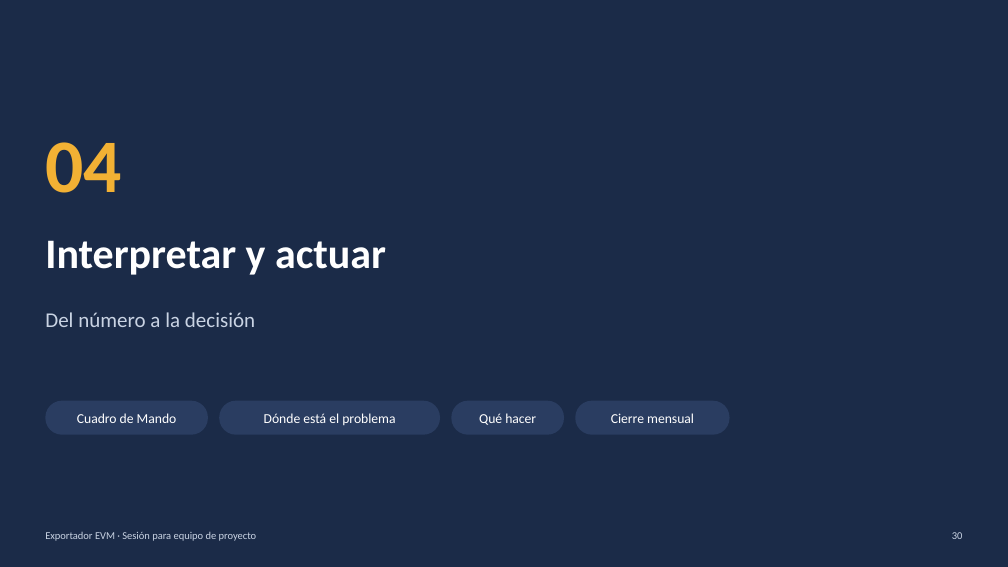
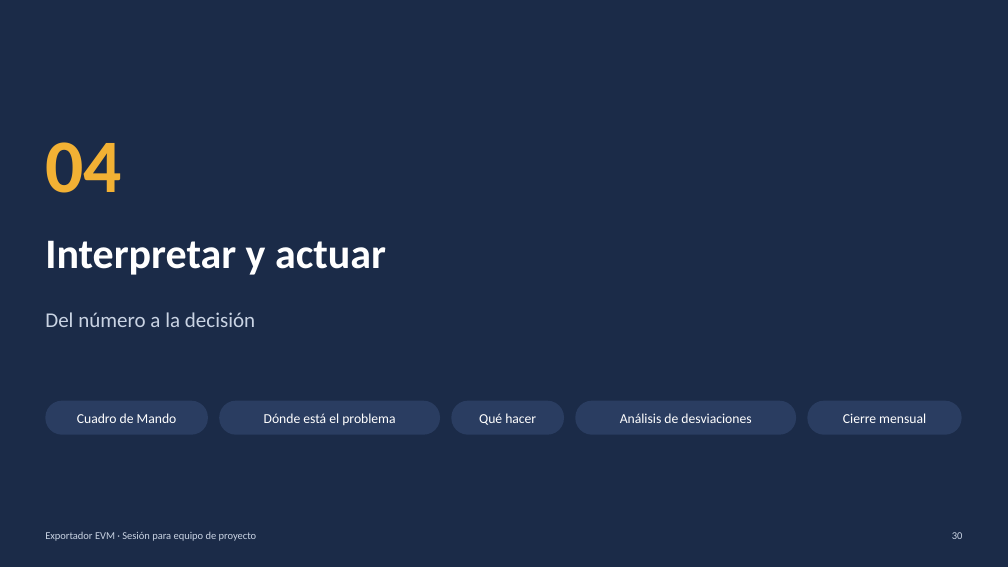
Before and after one commit to MarceloSalazar/evm-automation, a slide deck: slide 30 of docs/presentacion-jefes-de-proyecto.pptx. Drawn at 1008x567 pixels with LibreOffice and Linux fonts; fonts in the diff are those of the drawing. Boxes give left, top, right and bottom in pixels: in the first picture for what was removed or moved away, otherwise in the second. Text is boxed around its words. In the diff, an @@ line names an element or a change of style, - is before the commit and + after.

```diff
--- a/docs/presentacion-jefes-de-proyecto.pptx
+++ b/docs/presentacion-jefes-de-proyecto.pptx
@@ rounded rectangle added at bbox=[575, 401, 796, 435], fill #2A3D61, 13 pt, text #FFFFFF @@
+Análisis de desviaciones
@@ rounded rectangle "Cierre mensual": place and size @@
-rounded rectangle "Cierre mensual" at bbox=[575, 401, 730, 435]
+rounded rectangle "Cierre mensual" at bbox=[808, 401, 962, 435]
```
Also in this commit, not shown: 8 other slides changed, 1 slide added, 29 other files.
